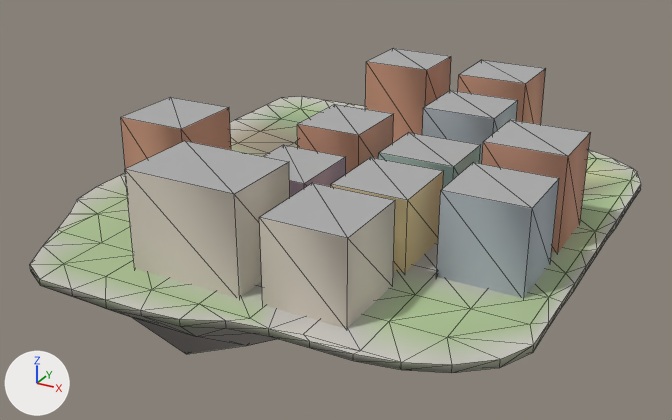
The glTF model godot_project/remake/sky/islands/SKY-039.lod1.glb as it was, and as the next commit left it.
Before and after are seen from a 50 mm lens placed at (101.4, -193.3, 91.4), pointed at (-3.0, -3.5, -3.6). The axes (+X, +Y, +Z) are drawn at lower left. The lights are the same throughout. The picture after the commit comes second. Mesh edges are drawn as thin lines. Vertices at exactly the same position are counted once.

Names of what the first picture shows: 'buildings', 'deck', 'rock'.
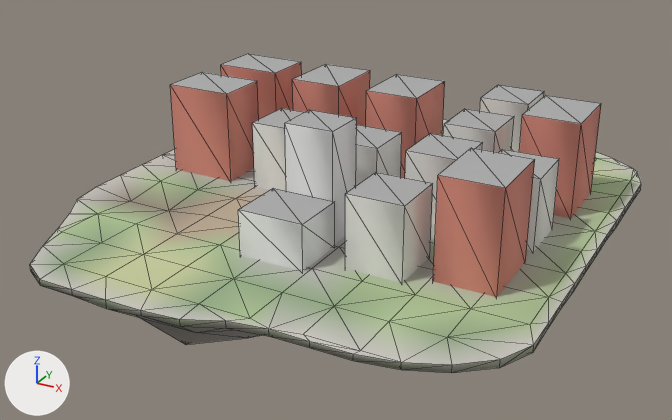
What differs and where, as boxes [x1, y1, x2, y2] in the pictures (672 x 420 px; the box of a moved part takes in the faces that stretch with it):
'buildings', reshaped (8% narrower, 13% shorter)
    before: [121, 49, 591, 329]
    after: [170, 54, 601, 297]
part 1 of me_deck, recoloured
    before: [49, 105, 631, 349]
    after: [49, 120, 631, 349]
part 2 of me_rock, moved or reshaped
    before: [43, 286, 277, 354]
    after: [110, 309, 260, 345]
part 3 of me_buildings, moved or reshaped
    before: [264, 145, 346, 197]
    after: [285, 110, 357, 244]
part 4 of me_buildings, moved or reshaped
    before: [125, 141, 290, 298]
    after: [238, 188, 335, 271]
part 5 of me_buildings, moved or reshaped
    before: [297, 104, 394, 174]
    after: [356, 125, 402, 186]
part 6 of me_buildings, moved or reshaped
    before: [458, 60, 546, 124]
    after: [480, 85, 544, 152]
part 7 of me_buildings, moved or reshaped
    before: [378, 133, 481, 188]
    after: [252, 108, 305, 191]
part 8 of me_buildings, moved or reshaped
    before: [422, 90, 518, 164]
    after: [366, 74, 445, 178]
part 9 of me_buildings, moved or reshaped
    before: [365, 49, 451, 142]
    after: [292, 64, 370, 126]
part 10 of me_buildings, moved or reshaped
    before: [331, 157, 444, 273]
    after: [345, 172, 433, 283]
part 11 of me_buildings, moved or reshaped
    before: [482, 120, 591, 253]
    after: [499, 149, 559, 252]
part 12 of me_buildings, moved or reshaped
    before: [121, 97, 231, 169]
    after: [221, 54, 302, 119]
part 13 of me_buildings, moved or reshaped
    before: [436, 163, 559, 298]
    after: [433, 148, 535, 297]
part 14 of me_buildings, moved or reshaped
    before: [259, 183, 395, 329]
    after: [170, 72, 259, 181]
part 15 of me_buildings, added
    after: [443, 109, 514, 153]
part 16 of me_buildings, added
    after: [405, 134, 483, 226]
part 17 of me_buildings, added (brown)
    after: [519, 96, 601, 218]

Patch to the scene script:
```diff
--- a/godot_project/remake/sky/islands/SKY-039.lod1.glb.py
+++ b/godot_project/remake/sky/islands/SKY-039.lod1.glb.py
@@ me_deck @@
 me_deck.from_pydata(...)  # 159 vertices, 262 faces; spans x -60.5..62.4, y -71.9..67.7, z -2.2..0.0
+# me_deck part 1: 188 faces centred in x -56.5..56.5, y -69.4..63.7, z -1.6..0.0 are repainted in the vertex colours, in many colours
 me_deck.materials.append(mat_sky_deck)
@@ me_rock @@
-me_rock.from_pydata(...)  # 146 vertices, 236 faces; spans x -60.5..62.4, y -71.9..67.7, z -37.1..0.0
+me_rock.from_pydata(...)  # 146 vertices, 236 faces; spans x -60.5..62.4, y -71.9..67.7, z -34.0..0.0
+# me_rock part 2: 38 of 146 vertices moved; they spanned x -42.5..47.5, y -58.3..49.7, z -37.1..-11.7 and now span x -42.5..47.5, y -58.3..49.7, z -34.0..-10.8; mean shift (0.0, 0.0, 1.7); largest move (-6.5, -4.3, -37.1) -> (-6.5, -4.3, -34.0)
 me_rock.materials.append(mat_sky_rock)
@@ me_buildings @@
-me_buildings.from_pydata(...)  # 96 vertices, 120 faces; spans x -45.3..55.2, y -58.6..59.4, z -0.5..22.6
+me_buildings.from_pydata(...)  # 120 vertices, 150 faces; spans x -50.1..52.5, y -42.5..54.8, z -0.5..26.9
+# me_buildings part 3: the loose piece of 8 vertices spanning x -11.8..5.2, y -32.6..-13.6, z -0.5..15.6 is scaled about its middle by (0.706, 0.579, 1.71), then moved by (7.2, 0.1, 5.7)
+# me_buildings part 4: the loose piece of 8 vertices spanning x -21.8..5.2, y -58.6..-38.6, z -0.5..22.6 is scaled about its middle by (0.593, 0.7, 0.492), then moved by (10.8, 13.1, -5.9)
+# me_buildings part 5: the loose piece of 8 vertices spanning x -11.8..5.2, y -7.1..11.9, z -0.5..18.9 is scaled about its middle by (0.824, 0.711, 0.918), then moved by (7.6, -5.2, -0.8)
+# me_buildings part 6: the loose piece of 8 vertices spanning x 10.7..29.7, y 41.4..59.4, z -0.5..22.6 is scaled about its middle by (0.711, 0.778, 0.769), then moved by (4.2, -2.6, -2.7)
+# me_buildings part 7: the loose piece of 8 vertices spanning x 10.7..29.7, y -7.6..9.4, z -0.5..15.6 is scaled about its middle by (0.711, 0.824, 1.11), then moved by (-38.2, -1.4, 0.9)
+# me_buildings part 8: the loose piece of 8 vertices spanning x 10.7..29.7, y 17.9..35.9, z -0.5..19.6 is scaled about its middle by (0.737, 1, 1.2), then moved by (-15.9, -5.8, 2.0)
+# me_buildings part 9: the loose piece of 8 vertices spanning x -17.8..1.2, y 41.4..59.4, z -0.5..22.6 is scaled about its middle by (0.737, 1, 1.05), then moved by (-9.5, -29.3, 0.5)
+# me_buildings part 10: the loose piece of 8 vertices spanning x 11.7..29.7, y -32.6..-13.6, z -0.5..16.6 is scaled about its middle by (0.75, 0.737, 1.04), then moved by (3.7, -6.9, 0.3)
+# me_buildings part 11: the loose piece of 8 vertices spanning x 36.2..55.2, y -7.6..10.4, z -0.5..22.6 is scaled about its middle by (0.711, 0.778, 0.769), then moved by (-2.1, -4.1, -2.7)
+# me_buildings part 12: the loose piece of 8 vertices spanning x -45.3..-27.3, y -32.6..-13.6, z -0.5..22.6 is scaled about its middle by (1, 0.737, 1.05), then moved by (-4.8, 45.3, 0.5)
+# me_buildings part 13: the loose piece of 8 vertices spanning x 36.2..55.2, y -31.1..-13.1, z -0.5..19.6 is scaled about its middle by (0.737, 1, 1.2), then moved by (-2.4, -2.2, 2.0)
+# me_buildings part 14: the loose piece of 8 vertices spanning x 10.7..29.7, y -58.6..-38.6, z -0.5..19.0 is scaled about its middle by (0.947, 0.7, 1.24), then moved by (-61.3, 48.1, 2.4)
+# me_buildings part 15: the loose piece of 8 vertices spanning x 10.7..29.7, y 17.9..35.9, z -0.5..19.6 is copied, and the copy is scaled about its middle by (0.711, 0.778, 0.883), then moved by (4.2, -4.7, -1.2); it spans x 17.7..31.1, y 15.2..29.2, z -0.5..17.3
+# me_buildings part 16: the loose piece of 8 vertices spanning x 10.7..29.7, y -7.6..9.4, z -0.5..15.6 is copied, and the copy is scaled about its middle by (0.711, 0.824, 1.11), then moved by (4.2, -1.4, 0.9); it spans x 17.7..31.1, y -7.5..6.5, z -0.5..17.3
+# me_buildings part 17: the loose piece of 8 vertices spanning x 36.2..55.2, y -7.6..10.4, z -0.5..22.6 is copied, and the copy is scaled about its middle by (0.737, 1, 1.05), then moved by (-0.2, 19.7, 0.5); it spans x 38.6..52.5, y 12.1..30.1, z -0.5..23.7
 me_buildings.materials.append(mat_sky_lod_bldg)
```
